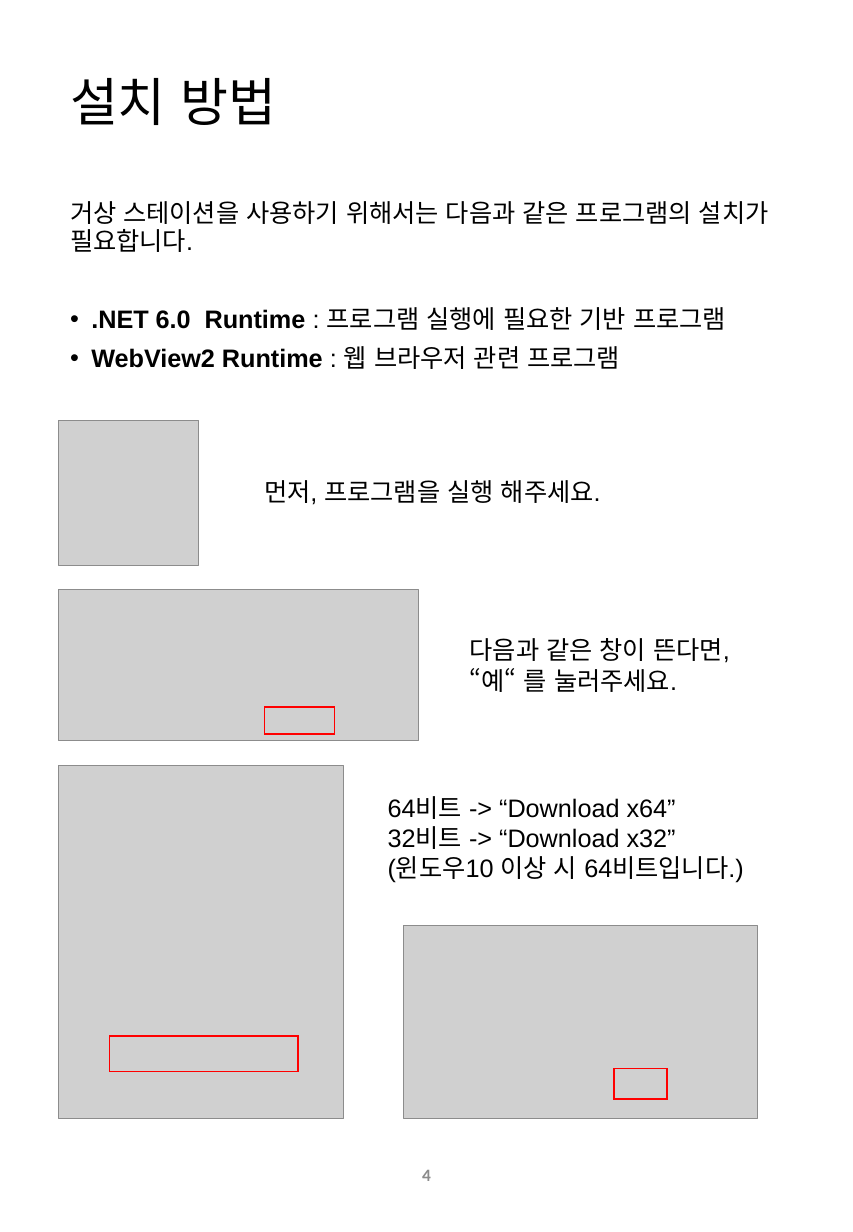
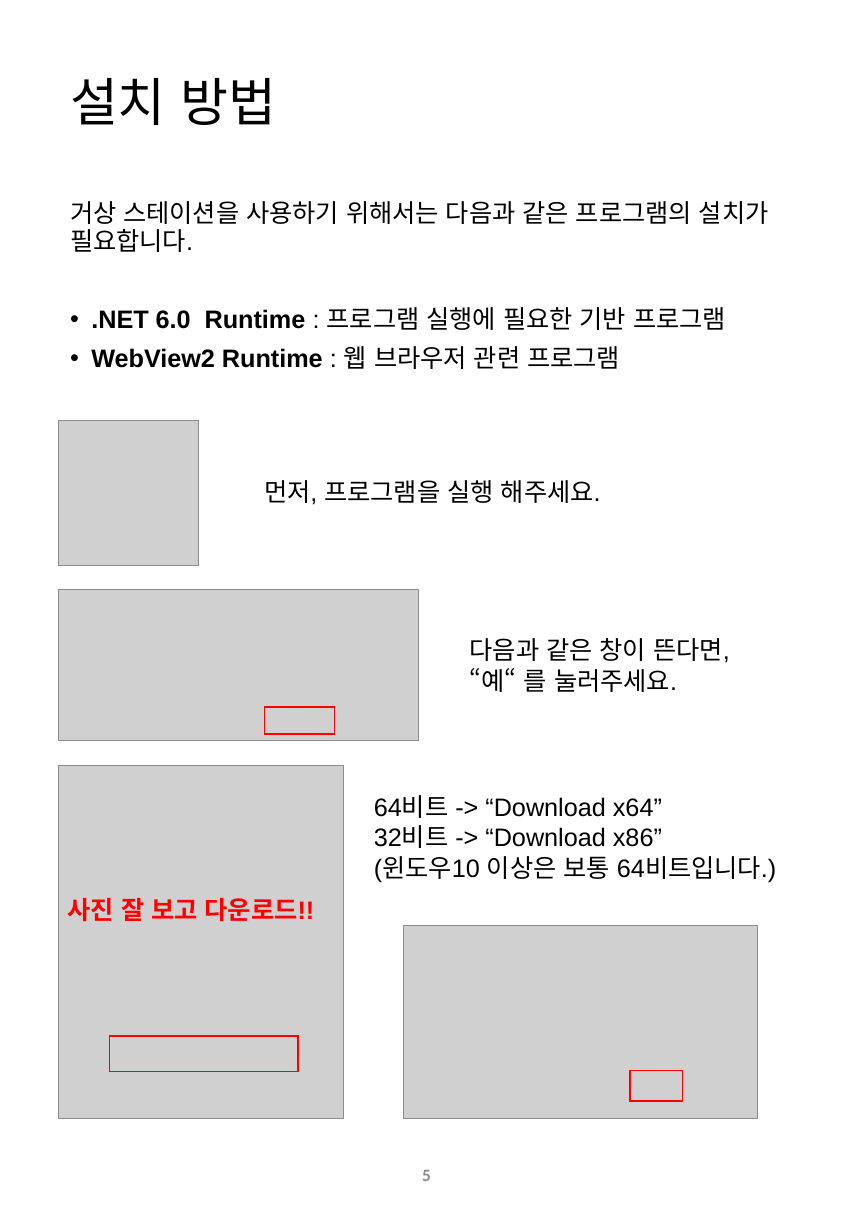
Before and after one commit to byungmeo/GersangStation, a slide deck: slide 5 of 사용자 설명서.pptx (slide 4 before the commit). Drawn at 853x1232 pixels with LibreOffice and Linux fonts; fonts in the diff are those of the drawing; grey boxes stand for pictures. Boxes give left, top, right and bottom in pixels: in the first picture for what was removed or moved away, otherwise in the second. Text is boxed around its words. In the diff, an @@ line names an element or a change of style, - is before the commit and + after.

```diff
--- a/사용자 설명서.pptx
+++ b/사용자 설명서.pptx
@@ text "64비트 -> “Download x64”": place and size @@
-text "64비트 -> “Download x64”" at box(388, 796, 743, 883)
+text "64비트 -> “Download x64”" at box(374, 796, 776, 882)
@@ text at box(374, 826, 776, 882): text changed @@
-32비트 -> “Download x32”
-(윈도우10 이상 시 64비트입니다.)
+32비트 -> “Download x86”
+(윈도우10 이상은 보통 64비트입니다.)
@@ text added at box(68, 898, 315, 922), 16 pt, text #FF0000, bold @@
+사진 잘 보고 다운로드!!
@@ rectangle: place and size @@
-rectangle at box(614, 1069, 668, 1100)
+rectangle at box(630, 1071, 684, 1102)
@@ page number at box(422, 1170, 431, 1181): text changed @@
-4
+5
```
Also in this commit, not shown: 1 other slide changed, 1 slide added.
